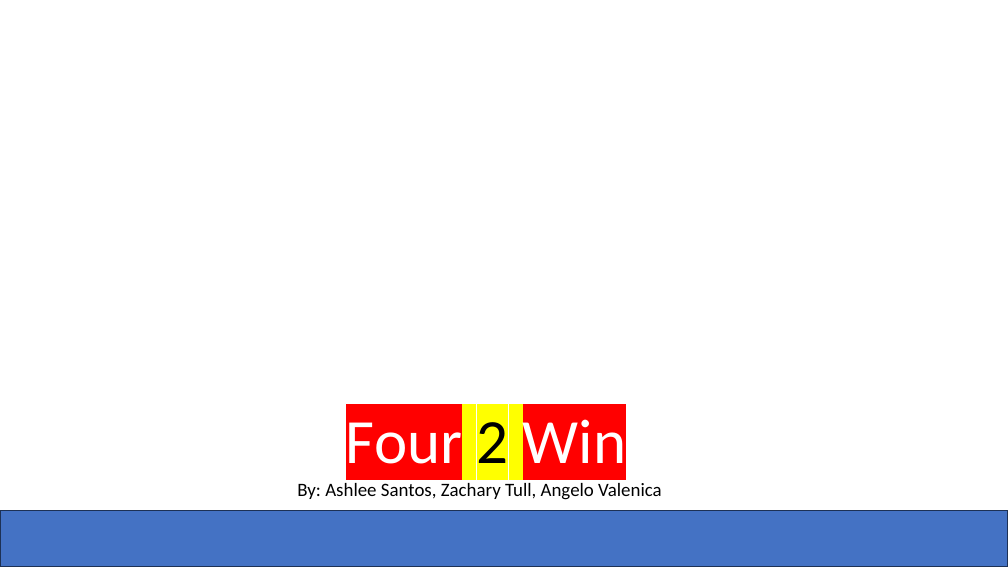
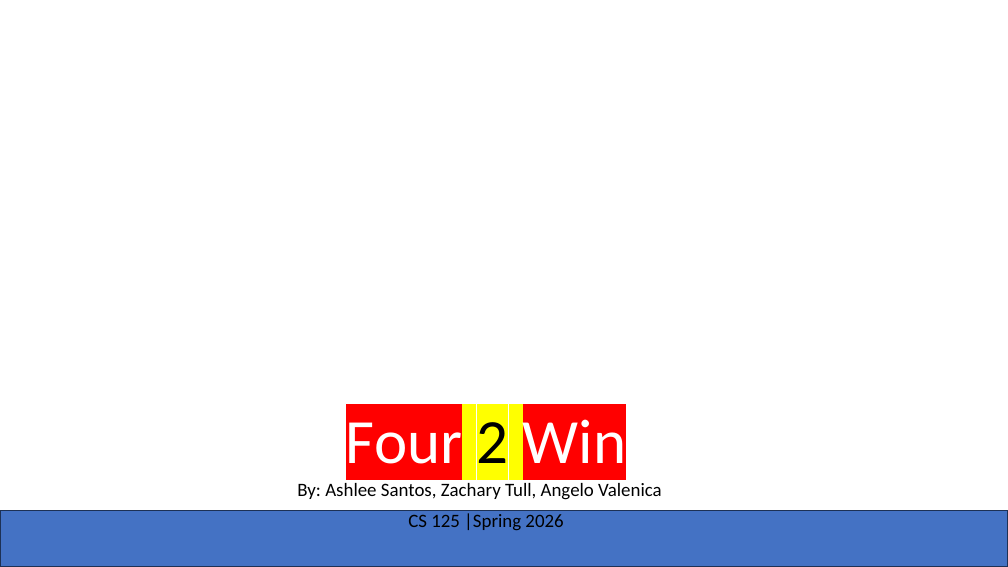
Before and after one commit to Zachadactyl/Connect-4_C, a slide deck: slide 1 of Four 2 Win.pptx. Drawn at 1008x567 pixels with LibreOffice and Linux fonts; fonts in the diff are those of the drawing; background and template pictures are left out. Boxes give left, top, right and bottom in pixels: in the first picture for what was removed or moved away, otherwise in the second. Text is boxed around its words. In the diff, an @@ line names an element or a change of style, - is before the commit and + after.

```diff
--- a/Four 2 Win.pptx
+++ b/Four 2 Win.pptx
@@ text added at <box>408,513,563,531</box>, 18 pt, text #000000 @@
+CS 125 |Spring 2026
```
Also in this commit, not shown: 6 other slides changed.
